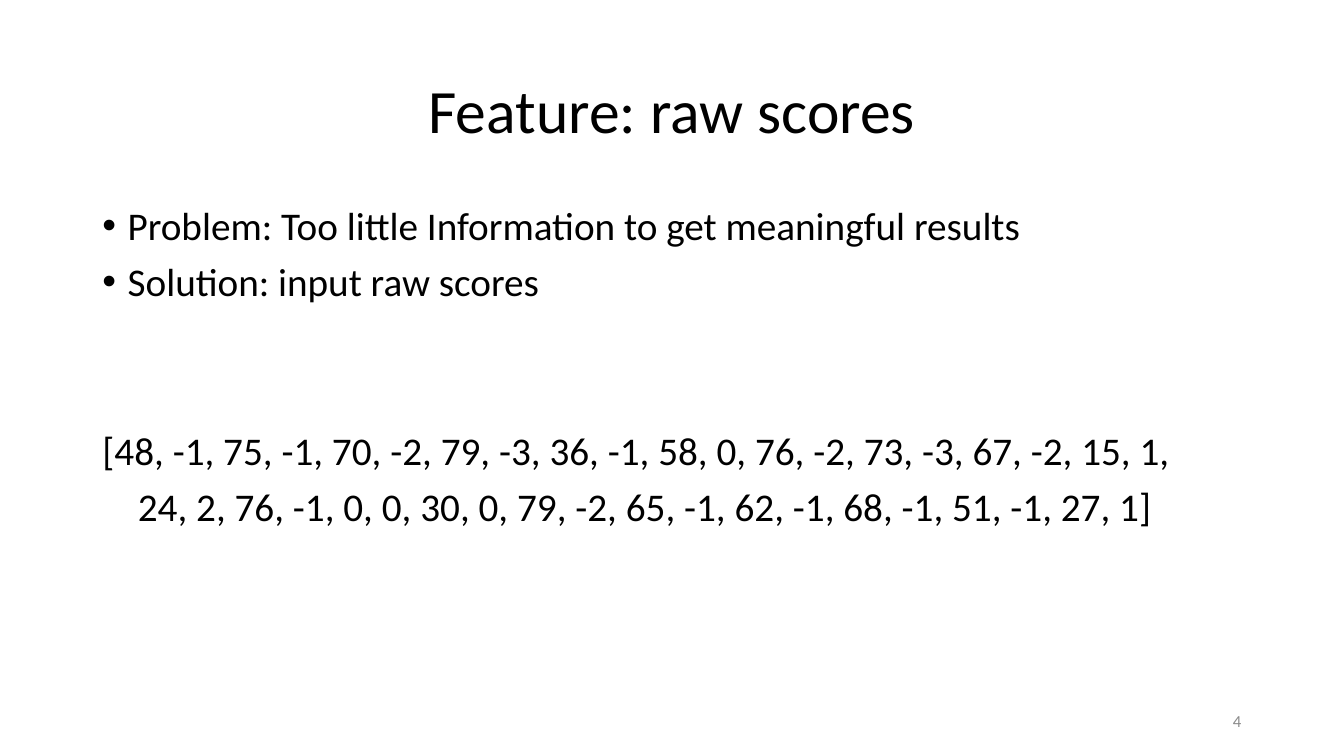
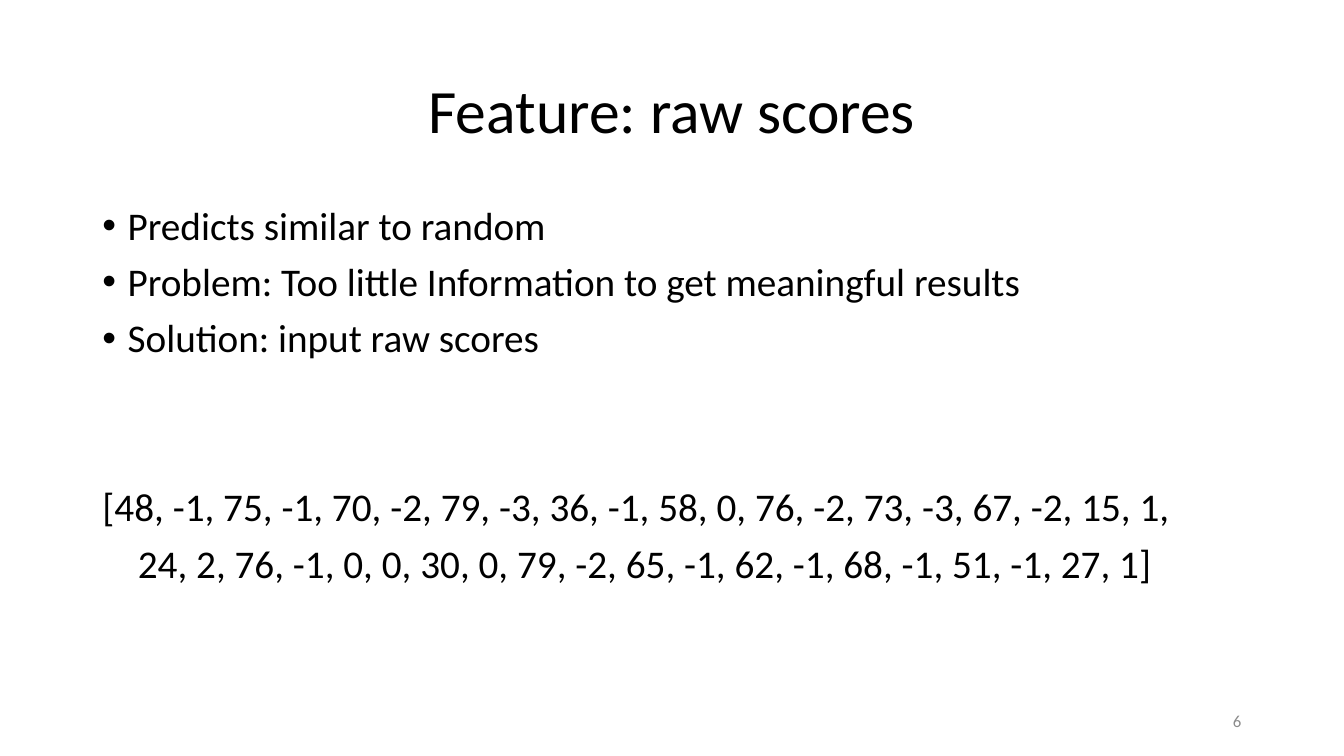
Before and after one commit to paulhager/ProteinPrediction1, a slide deck: slide 6 of BLOSUM_scorescompared to single SNAP scores.pptx (slide 4 before the commit). Drawn at 1344x756 pixels with LibreOffice and Linux fonts; fonts in the diff are those of the drawing; background and template pictures are left out. Boxes give left, top, right and bottom in pixels: in the first picture for what was removed or moved away, otherwise in the second. Text is boxed around its words. In the diff, an @@ line names an element or a change of style, - is before the commit and + after.

```diff
--- a/BLOSUM_scorescompared to single SNAP scores.pptx
+++ b/BLOSUM_scorescompared to single SNAP scores.pptx
@@ text at (x1=128, y1=212, x2=546, y2=241): paragraph added @@
+• Predicts similar to random
@@ page number at (x1=1233, y1=716, x2=1241, y2=727): text changed @@
-4
+6
```
Also in this commit, not shown: 1 other slide changed, 1 slide added, 1 other file.
